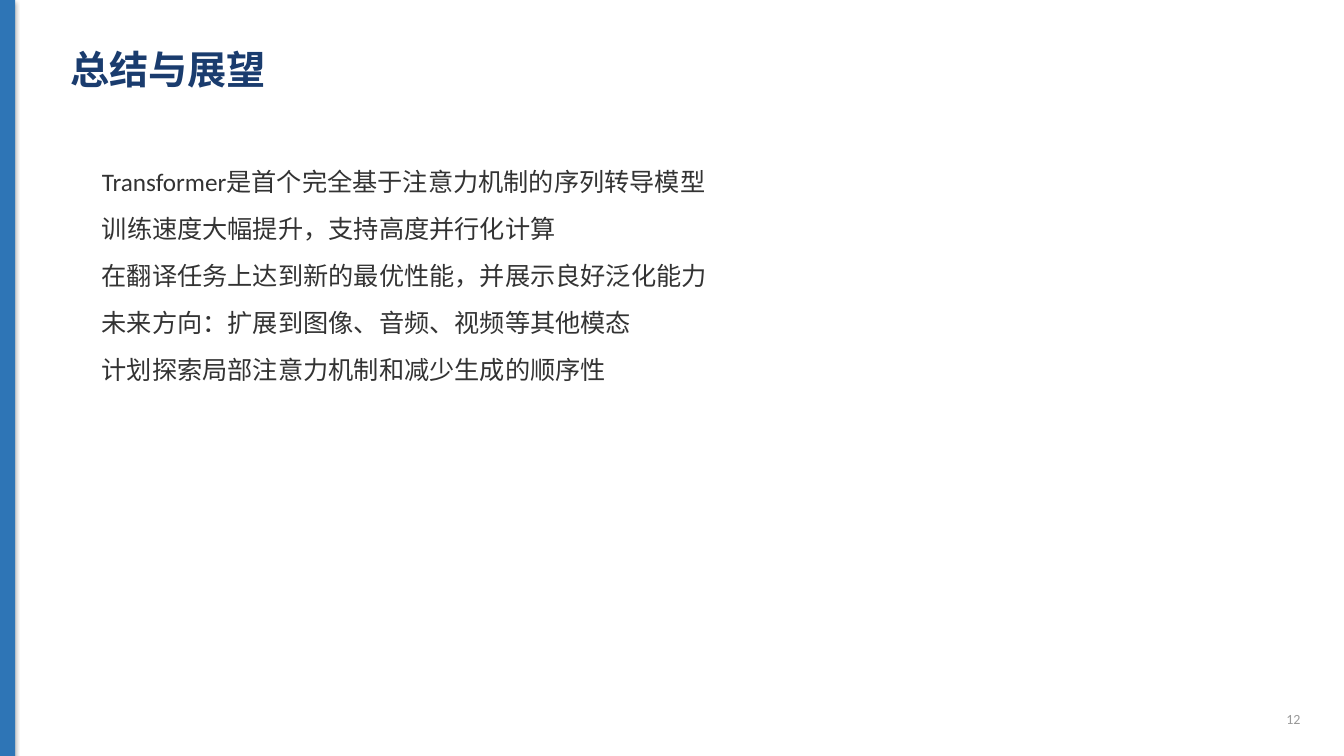
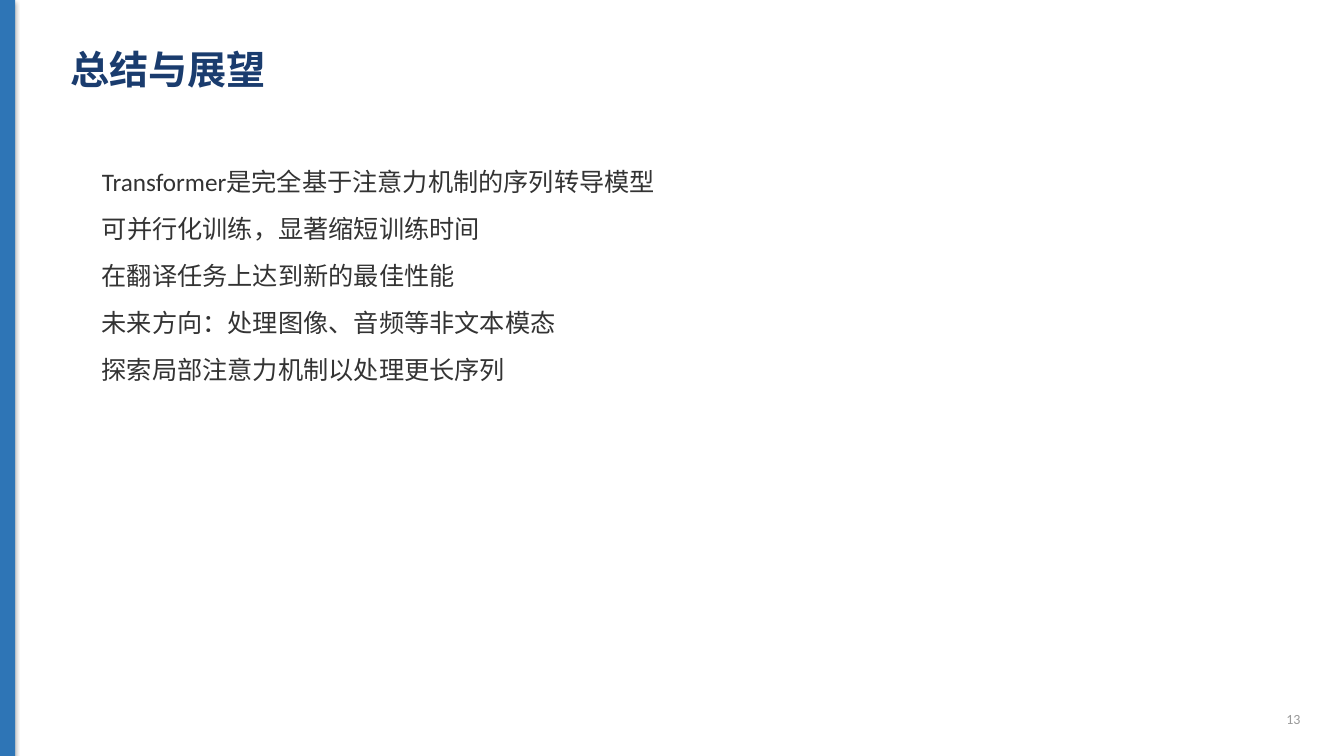
Before and after one commit to bcefghj/scholarflow, a slide deck: slide 13 of examples/attention_is_all_you_need/slides.pptx (slide 12 before the commit). Drawn at 1344x756 pixels with LibreOffice and Linux fonts; fonts in the diff are those of the drawing. Boxes give left, top, right and bottom in pixels: in the first picture for what was removed or moved away, otherwise in the second. Text is boxed around its words. In the diff, an @@ line names an element or a change of style, - is before the commit and + after.

```diff
--- a/examples/attention_is_all_you_need/slides.pptx
+++ b/examples/attention_is_all_you_need/slides.pptx
@@ text at (x1=102, y1=170, x2=655, y2=381): text changed @@
-Transformer是首个完全基于注意力机制的序列转导模型
-训练速度大幅提升，支持高度并行化计算
-在翻译任务上达到新的最优性能，并展示良好泛化能力
-未来方向：扩展到图像、音频、视频等其他模态
-计划探索局部注意力机制和减少生成的顺序性
+Transformer是完全基于注意力机制的序列转导模型
+可并行化训练，显著缩短训练时间
+在翻译任务上达到新的最佳性能
+未来方向：处理图像、音频等非文本模态
+探索局部注意力机制以处理更长序列
```
Also in this commit, not shown: 7 other slides changed, 5 slides added, 4 slides removed, 39 other files.
